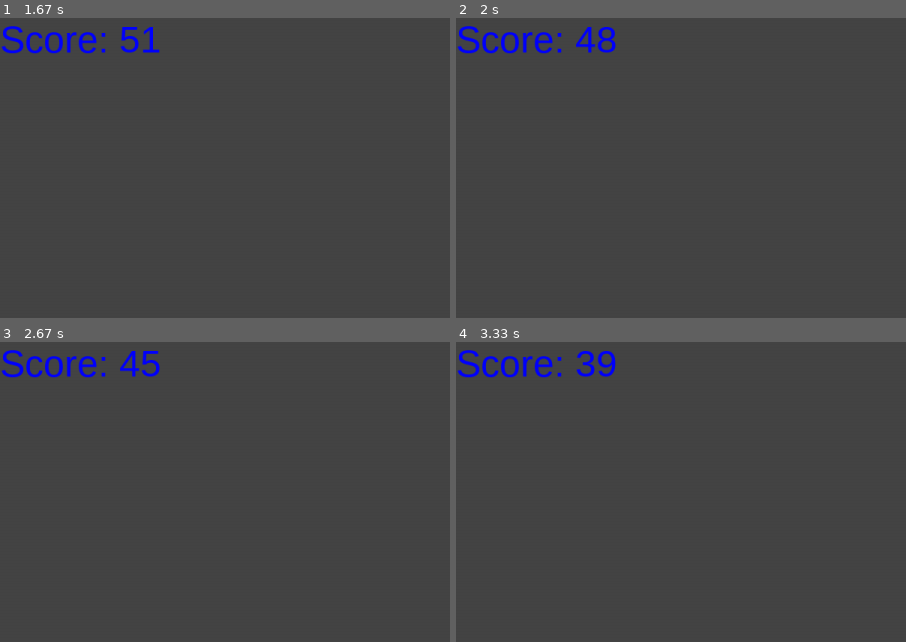
Above: before the commit, frames 1-4 (two rows, left to right).
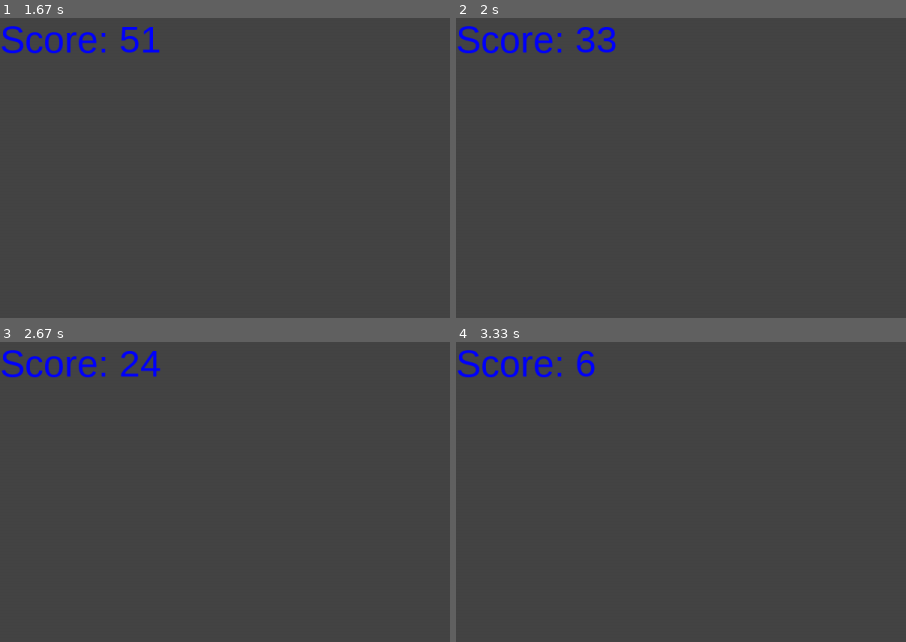
Above: after the commit, the same moments.

Repository: ShirdelY/ICS2O7-PyGame-Project
Game: pygame game, started from main.py
The game is run twice, just before and just after one commit, with the same random seed, the same clock (stepped at 60 frames per second) and the same inputs.
Inputs (mouse positions are % of the whole screen's width and height, from its top left):
- Up to frame 1 (1.67 s): press the mouse at (12, 6) at 0.37 s; move the mouse to (29, 14) at 0.47 s; release the mouse at (46, 23) at 0.6 s; press the mouse at (6, 3) at 0.7 s; move the mouse to (10, 41) at 0.8 s; release the mouse at (15, 79) at 0.93 s; press the mouse at (96, 97) at 1.03 s; move the mouse to (92, 92) at 1.13 s; release the mouse at (88, 88) at 1.27 s; press the mouse at (52, 55) at 1.37 s; move the mouse to (34, 34) at 1.47 s; release the mouse at (17, 13) at 1.6 s
- Up to frame 2 (2 s): press the mouse at (77, 30) at 1.7 s; move the mouse to (56, 22) at 1.8 s; release the mouse at (36, 13) at 1.93 s
- Up to frame 3 (2.67 s): click (89, 36) at 2.55 s
- Up to frame 4 (3.33 s): click (94, 38) at 2.88 s; click (97, 41) at 3.22 s
The pictures show only the part of the screen within x 0-50%, y 0-50%; the shares and areas given below are measured in that part.

Frame 1 is identical in both runs. In frame 2, 0.3% of the frame differs, in the area x 26-36%, y 3-12%; in frame 3, 0.5%; in frame 4, 0.3%.

Commit message:
uiawdhwauid

Diff:
--- a/main.py
+++ b/main.py
@@ -90,7 +90,7 @@
       if action == "game":
         teachgame()
       if action == "startgame":
-        playgame()
+        playlevel1()
       if action == "tutorial":
         tutorial1()
       if action == "quiz":
@@ -474,7 +474,7 @@
     clock.tick(60)
 
 #play game function
-def playgame():
+def playlevel1():
   global direction1_x
   global direction1_y
   global x_shape1
@@ -499,7 +499,6 @@
         pygame.quit()
         exit()
     mousepos = pygame.mouse.get_pos() #current position of mouse
-    click = pygame.mouse.get_pressed() #state of mouse button
     x_shape1 += direction1_x #update the x position of shape 1
     y_shape1 += direction1_y #update the y position of shape 1
     x_shape2 += direction2_x #update the x position of shape 2
@@ -518,19 +517,16 @@
     pygame.draw.rect(gameDisplay, red, (x_shape2, y_shape2, 100, 50))
     #check if the shape has been clicked on
     if mousepos[0] > x_shape1 - 50 and mousepos[0] < x_shape1 + 50 and mousepos[1] > y_shape1 - 50 and mousepos[1] < y_shape1 + 50:
-      if click[0] == 1 and click[0] > previous_mouse_state:
+      if event.type == pygame.MOUSEBUTTONDOWN:
         if colour1 != grey:
           colour1 = grey
           game_score += 1
     if mousepos[0] > x_shape2 - 50 and mousepos[0] < x_shape2 + 50 and mousepos[1] > y_shape2 - 50 and mousepos[1] < y_shape2 + 50:
-      if click[0] == 1 and click[0] > previous_mouse_state:
+      if event.type == pygame.MOUSEBUTTONDOWN:
         if game_score >= 3:
           game_score -= 3
-    previous_mouse_state = click[0]
     displaytext(("Score: " + str(game_score)), blue, bigfont, 0, 0)
     pygame.display.update()
     clock.tick(60)
 
-
-
 titlescreen()
